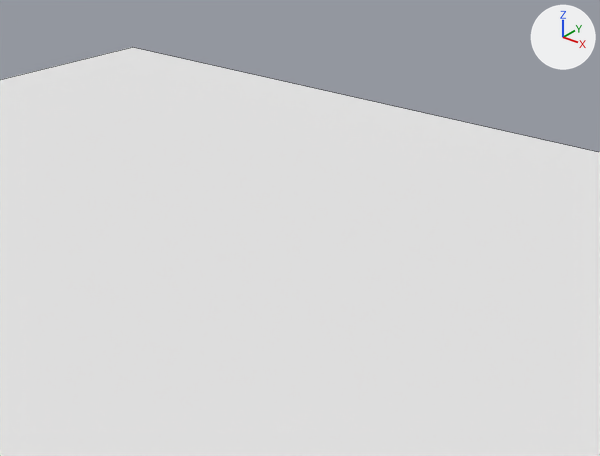
Before and after pictures for a commit that changed the Blender file assets/scenes/c_trees0.blend.
Both versions are drawn from a camera (50 mm lens) standing at (27.4, -14.7, 23.9) and looking at (5.2, 13.0, 6.7). The axes (+X, +Y, +Z) are drawn at upper right. The lights are the same throughout. Mesh edges are drawn as thin lines.

Objects in the first picture: 'c_trees0'.
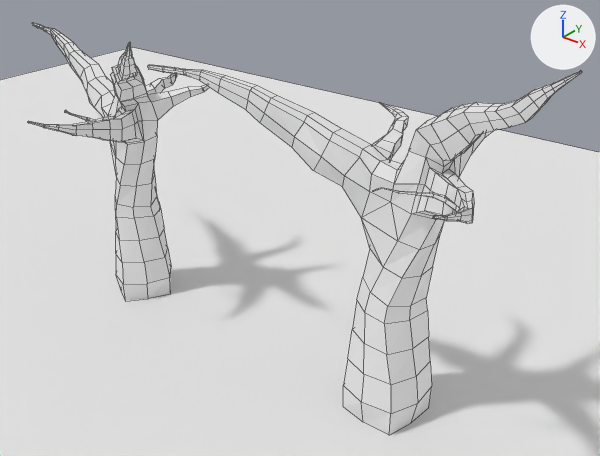
Commit message: worked on tree level

Boxes [x1, y1, x2, y2] around the edits, measured in the pictures (600 x 456 px):
'tree_proxy.002', added: after [148, 65, 582, 435]
'tree_proxy.001', added: after [28, 22, 209, 300]

Patch to the scene script:
```diff
--- a/assets/scenes/c_trees0.blend.py
+++ b/assets/scenes/c_trees0.blend.py
@@ me_tree @@
+me_tree.from_pydata(...)  # 436 vertices, 430 faces; spans x -3.6..3.78, y -7.12..5.07, z -0.04..12.04
@@ ob_tree_proxy_001 @@
+ob_tree_proxy_001 = bpy.data.objects.new('tree_proxy.001', me_tree)
+ob_tree_proxy_001.location = (-5.57, 12.26, 0.0)
+ob_tree_proxy_001.rotation_euler = (0.0, 0.0, -2.171)  # degrees (0, 0, -124)
+ob_tree_proxy_001.scale = (1.29, 1.29, 1.29)
@@ ob_tree_proxy_002 @@
+ob_tree_proxy_002 = bpy.data.objects.new('tree_proxy.002', me_tree)
+ob_tree_proxy_002.location = (11.35, 11.65, 0.04)
+ob_tree_proxy_002.rotation_euler = (0.0, 0.0, -1.701)  # degrees (0, 0, -97)
+ob_tree_proxy_002.scale = (1.42, 1.42, 1.42)
```
